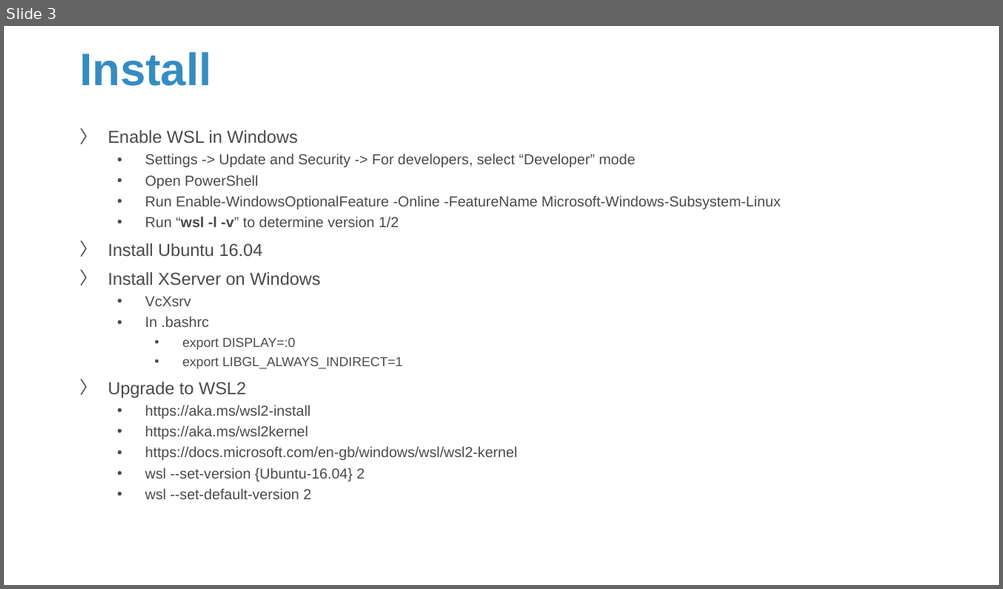
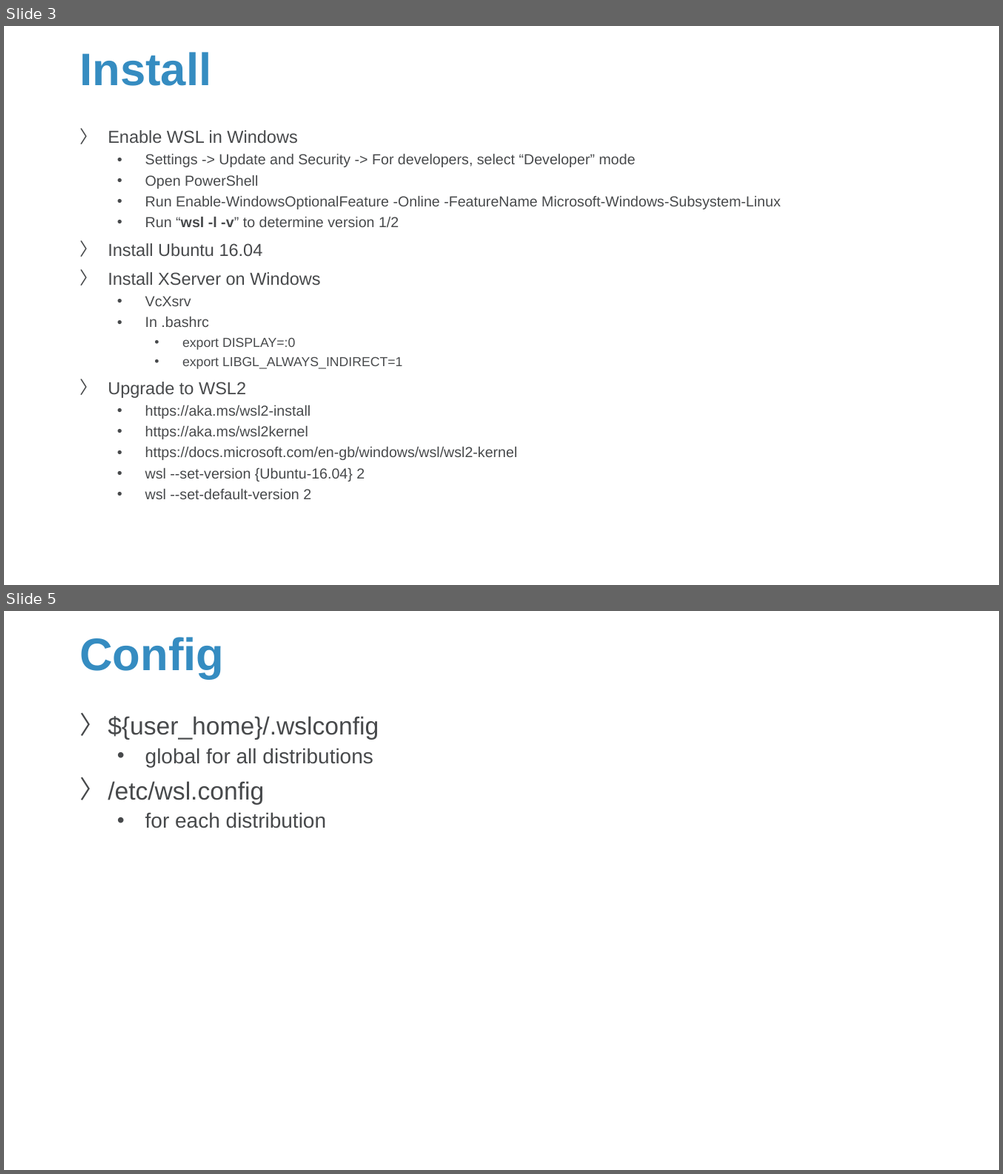
Before and after one commit to Sparks-Lu/TechNotes, a slide deck: Linux/WSL_Notes.pptx. Shown one above the other, each under a label of ours: slide 3 before the commit, slides 3 and 5 after it; the slides between them are not shown. The pictures are 1003x589 and 1003x1174 pixels, drawn with LibreOffice and Linux fonts; fonts in the diff are those of the drawing; background and template pictures are left out. Boxes give left, top, right and bottom in pixels: in the first picture for what was removed or moved away, otherwise in the second. Text is boxed around its words. In the diff, an @@ line names an element or a change of style, - is before the commit and + after.

```diff
--- a/Linux/WSL_Notes.pptx
+++ b/Linux/WSL_Notes.pptx
@@ slide 5 added at [4,611,999,1170], background picture (left out) @@
@@ title added at [79,637,224,679], 44 pt, text #358CC1, bold @@
+Config
@@ text added at [108,716,378,829], 20 pt, text #47494B @@
+〉 ${user_home}/.wslconfig
+  • global for all distributions
+〉 /etc/wsl.config
+  • for each distribution
```
Also in this commit, not shown: 3 slides changed, 1 other slide added, 1 other file.
